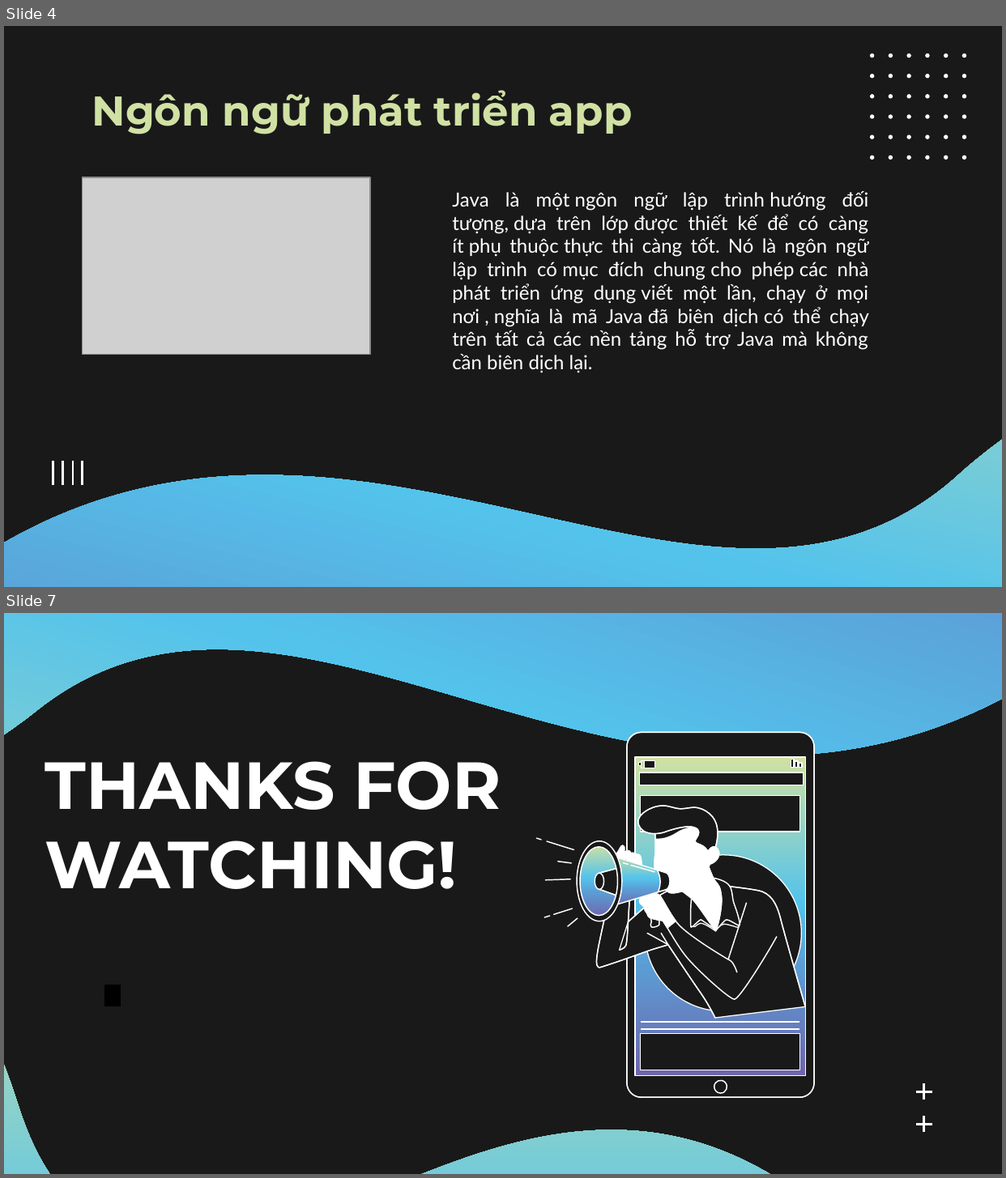
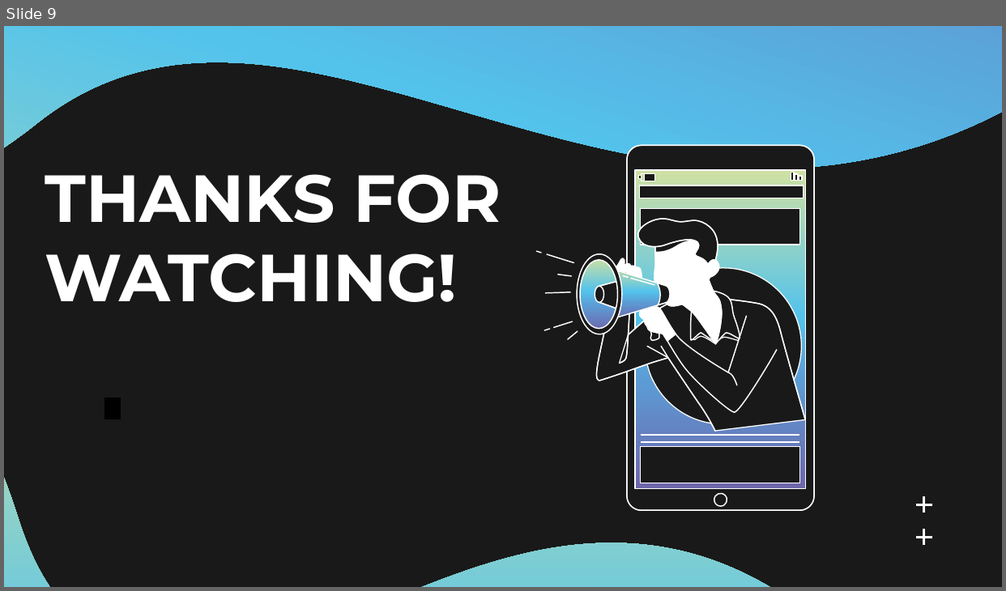
Before and after one commit to GD-Class-2/SaveMoneyTime, a slide deck: Báo cáo và Slide/slide-app-android-save-money.pptx. Shown one above the other, each under a label of ours: slides 4 and 7 before the commit, slide 9 after it; the slides between them are not shown. The pictures are 1006x1178 and 1006x591 pixels, drawn with LibreOffice and Linux fonts; fonts in the diff are those of the drawing; grey boxes stand for pictures. Boxes give left, top, right and bottom in pixels: in the first picture for what was removed or moved away, otherwise in the second. Text is boxed around its words. In the diff, an @@ line names an element or a change of style, - is before the commit and + after.

```diff
--- a/Báo cáo và Slide/slide-app-android-save-money.pptx
+++ b/Báo cáo và Slide/slide-app-android-save-money.pptx
@@ slide 4 removed at box(4, 26, 1002, 587), background #191919 @@
@@ title removed at box(92, 90, 632, 135) @@
-Ngôn ngữ phát triển app
@@ freeform shape removed at box(4, 122, 1002, 587) @@
@@ group removed at box(869, 53, 968, 161): 36 freeform shapes @@
@@ picture removed at box(82, 177, 370, 354) @@
@@ subtitle removed at box(452, 191, 869, 350) @@
-Java là một ngôn ngữ lập trình hướng đối tượng, dựa trên lớp được thiết kế để có càng ít phụ thuộc thực thi càng tốt. Nó là ngôn ngữ lập trình có mục đích chung cho phép các nhà phát triển ứng dụng viết một lần, chạy ở mọi nơi , nghĩa là mã Java đã biên dịch có thể chạy trên tất cả các nền tảng hỗ trợ Java mà không cần biên dịch lại.
@@ group removed at box(53, 461, 82, 485): 4 lines @@
@@ what was slide 7 is now slide 9 @@
```
Also in this commit, not shown: 2 slides changed, 6 slides added, 3 other slides removed, 1 other file.
